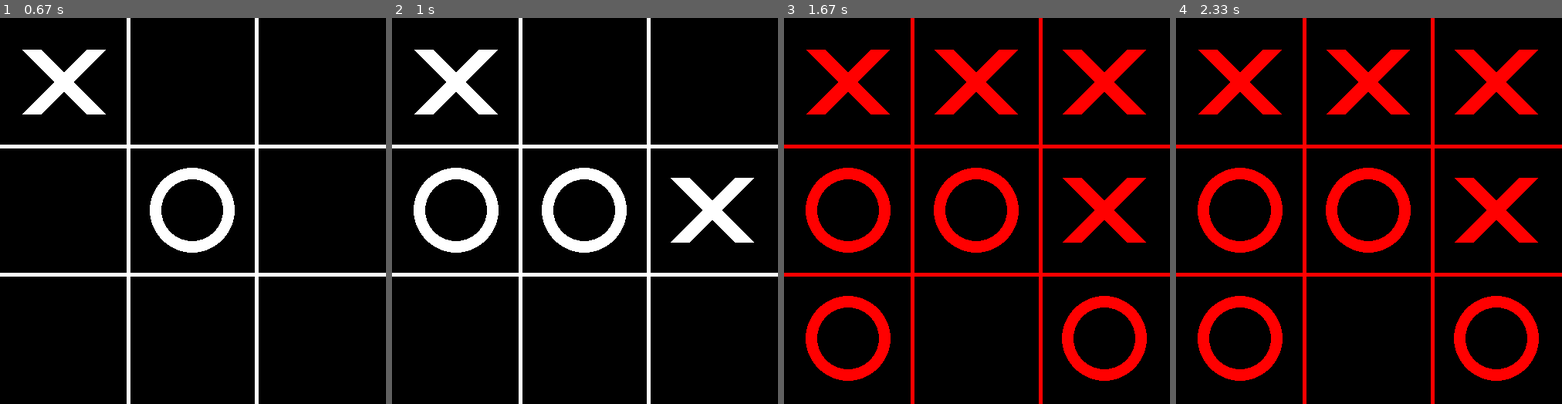
Above: before the commit, frames 1-4 (left to right).
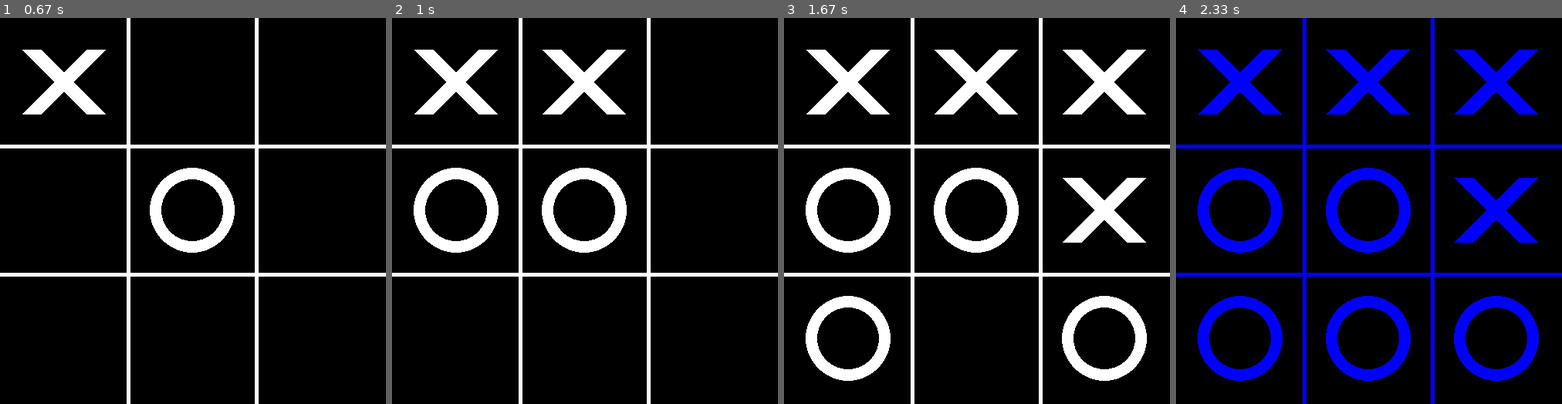
Above: after the commit, the same moments.

Repository: reality8080/PyGame-Caro-Demo
Game: pygame game, started from index.py
Same seed, same stepped clock (60 frames per second), same inputs: the game is played once before the commit and once after it.
Inputs (mouse positions are in pixels of both pictures, inside the frame that each line leads up to):
- Up to frame 1 (0.67 s): click (193, 211) at 0.38 s
- Up to frame 2 (1 s): click (492, 214) at 0.72 s
- Up to frame 3 (1.67 s): click (857, 299) at 1.05 s; click (1119, 346) at 1.38 s
- Up to frame 4 (2.33 s): click (1349, 311) at 2.22 s

Frame 1 is identical in both runs. In frame 2, 3.1% of the frame differs, in the area x 39-94%, y 8-59%; in frame 3, 17%; in frame 4, 19%, in the area x 0-100%, y 0-100%.

Commit message:
Fix the checkwin

Diff:
--- a/index.py
+++ b/index.py
@@ -4,8 +4,6 @@
 
 pygame.init()
 
-
-# if __name__ == "__main__":
 # Mau sac
 White = (255, 255, 255)
 Black = (0, 0, 0)
@@ -23,7 +21,7 @@
 boardCols = 3
 # Kich thuoc o
 squareSize= WIDTH//boardCols
-circleRadius = squareSize//3
+circleRadius = squareSize//boardCols
 circleWidth = 15
 crossWidth = 25
 # Tao man hinh va chu
@@ -33,12 +31,12 @@
 screen.fill(Black)
 # Tao bang kich thuoc 3*3
 board=np.zeros((boardRows, boardCols))
-
+# Vẽ các dòng phân cách
 def drawLines(color=White):
     for i in range(1, boardRows):
         pygame.draw.line(screen, color, start_pos=(0, i*squareSize), end_pos=(WIDTH, i*squareSize), width=LINEWIDTH)
         pygame.draw.line(screen, color, start_pos=(i*squareSize, 0), end_pos=(i*squareSize, HEIGHT), width=LINEWIDTH)
-
+# Vẽ O và X khi người chơi và AI đánh cờ
 def drawFigures(color=White):
     for row in range(boardRows):
         for col in range(boardCols):
@@ -49,27 +47,31 @@
                 end_pos=(col * squareSize + 3 * squareSize // 4, row*squareSize + 3* squareSize //4), width= crossWidth)
                 pygame.draw.line(screen,color,start_pos=(col*squareSize + squareSize // 4, row*squareSize + 3 * squareSize // 4),
                 end_pos=(col * squareSize + 3 * squareSize // 4, row*squareSize + squareSize //4), width= crossWidth)
-
+# Đánh dấu ô đó là Người chơi hay AI đánh
 def markSquare(row, col, player):
     board[row][col] = player
-
+# Kiểm tra các ô trống
 def availableSquare(row,col):
     return board[row][col] == 0
-
+# Kiểm tra bảng đầy
 def isBoardFull(checkBroad=board):
     for row in range(boardRows):
         for col in range(boardCols):
             if checkBroad[row][col] == 0:
                 return False
     return True
-
+# Kiểm tra bên nào đã thắng
 def checkWin(player, checkBroad=board):
+    # Kiểm tra xem có đủ 3 điểm theo hàng dọc
     for col in range(boardCols):
-        if checkBroad[0][col] ==player and checkBroad[1][col]==player and checkBroad[2][col]==player:
-            return True
-    for row in range(boardRows):
-        if checkBroad[row][0] ==player and checkBroad[row][1]==player and checkBroad[row][2]==player:
-            return True
+        for row in range(0,boardRows-2):
+            if checkBroad[0+row][col] ==player and checkBroad[1+row][col]==player and checkBroad[2+row][col]==player:
+                return True
+    # Kiểm tra xem có đủ 3 điểm theo hàng ngang
+    # for row in range(boardRows):
+    #     if checkBroad[row][0] ==player and checkBroad[row][1]==player and checkBroad[row][2]==player:
+    #         return True
+    # Kiểm tra xem một trong hai đường chéo có đủ 3 điểm
     if checkBroad[0][0] ==player and checkBroad[1][1]==player and checkBroad[2][2]==player:
         return True
     if checkBroad[0][2] ==player and checkBroad[1][1]==player and checkBroad[2][0]==player:
@@ -78,18 +80,24 @@
 
 #Thuat toan tim kiem toi uu MiniMax
 def minimax(minimaxBoard, depth, isMaximizing):
+    # Kiểm tra AI thắng
     if checkWin(player=2, checkBroad=minimaxBoard):
         return float('inf')
+    # Kiểm tra người chơi thắng
     elif checkWin(player=1, checkBroad=minimaxBoard):
         return float('-inf')
+    # Kiểm tra bàn cờ đầyđầy
     elif isBoardFull(checkBroad=minimaxBoard):
         return 0
+
     if isMaximizing:
         bestScore = -1000
+        # Lặp qua tất cả các ô
         for row in range(boardRows):
             for col in range(boardCols):
                 if minimaxBoard[row][col] == 0:
                     minimaxBoard[row][col] = 2
+                    # Gọi đệ quy và lưu điểm với lớn nhất cho AI
                     score = minimax(minimaxBoard, depth+1, isMaximizing= False)
                     minimaxBoard[row][col] = 0
                     bestScore = max(score, bestScore)
@@ -104,16 +112,19 @@
                     minimaxBoard[row][col] = 0
                     bestScore = min(score, bestScore)
         return bestScore
-
+# Duyệt qua từng ô và suy diễn ra ô có điểm số cao nhất
 def bestMove():
     bestScore=-1000
     move=(-1,-1)
     for row in range (boardRows):
         for col in range(boardCols):
             if board[row][col]==0:
+                # Thử đánh
                 board[row][col]=2
+                # Lấy điểm số lớn nhất
                 score= minimax(board, depth=0,isMaximizing=False)
                 board[row][col]=0
+                # kiểm tra điểm số cao nhất
                 if score>bestScore:
                     bestScore=score
                     move=(row,col)
@@ -121,7 +132,7 @@
         markSquare(move[0], move[1],player=2)
         return True
     return False
-
+# khởi tạo game
 def restartGame():
     screen.fill(Black)
     drawLines()
@@ -142,13 +153,13 @@
         if event.type==pygame.MOUSEBUTTONDOWN and not gameOver:
             mouseX=event.pos[0]// squareSize
             mouseY=event.pos[1]//squareSize
-
+            # Người chơi
             if availableSquare(mouseY,mouseX):
                 markSquare(mouseY,mouseX, player)
                 if checkWin(player):
                     gameOver=True
                 player=player%2+1
-
+            # AI đánh
                 if not gameOver:
                     if bestMove():
                         if checkWin(player=2):
